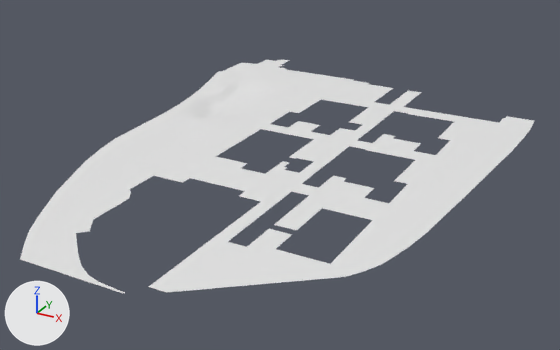
The FBX model Ecm/Assets/ECM/FBX/Terrains/terrains.fbx, before and after one commit.
Rendered twice from a camera (50 mm lens) standing at (164.0, -595.0, 143.0) and looking at (-17.0, -266.0, -22.0). The axes (+X, +Y, +Z) are drawn at lower left. The lights are the same throughout. Where no turn or scale is listed for an object, it has been applied to the vertices.

Objects in the first picture: 'asphalt', 'terrain_1', 'terrain_2', 'terrain_3', 'terrain_4', 'terrain_5'.
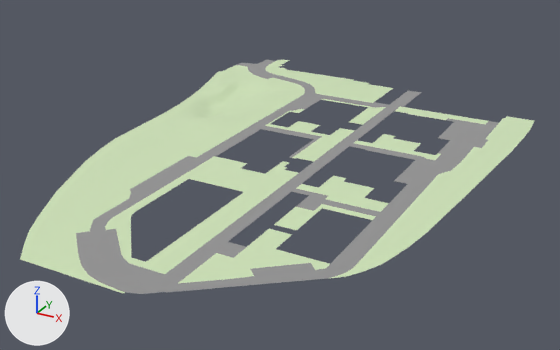
Pixel boxes (x1, y1, x2, y2) of what changed, in the pictures (560 x 350 px):
'asphalt', recoloured, reshaped (white to grey, 21% wider): before (149, 60, 498, 293); after (76, 60, 498, 294)
'terrain_3', recoloured, reshaped (white to green): (20, 126, 298, 294) in both
'terrain_4', recoloured (white to green): (179, 176, 467, 283) in both
'terrain_2', recoloured (white to green): (140, 65, 386, 162) in both
'terrain_5', recoloured (white to green): (354, 106, 534, 194) in both
'terrain_1', recoloured (white to green): (265, 60, 393, 103) in both
part 1 of me_plane_094, built on: before (174, 156, 265, 201); after (105, 156, 265, 274)
part 2 of me_plane_115, built on: before (149, 248, 214, 292); after (76, 176, 214, 294)

Diff of the bpy script that builds the scene:
```diff
--- a/Ecm/Assets/ECM/FBX/Terrains/terrains.fbx.py
+++ b/Ecm/Assets/ECM/FBX/Terrains/terrains.fbx.py
@@ mat_terrain @@
 mat_terrain = principled_material('terrain')
-mat_terrain.base_color = (0.8, 0.8, 0.8)  # white #e7e7e7
+mat_terrain.base_color = (0.649, 0.8, 0.502)  # green #d3e7bc
 mat_terrain.roughness = 0.553
@@ mat_goudron @@
 mat_goudron = principled_material('goudron')
-mat_goudron.base_color = (0.8, 0.8, 0.8)  # white #e7e7e7
+mat_goudron.base_color = (0.303, 0.303, 0.303)  # grey #969696
 mat_goudron.roughness = 0.553
@@ me_plane_115 @@
 # used by ob_asphalt; location = (-123.0, -129.0, -8.0)
-me_plane_115.from_pydata(...)  # 141 vertices, 126 faces; spans x -1.0..197.0, y -276.0..16.0, z 0.0
+me_plane_115.from_pydata(...)  # 169 vertices, 143 faces; spans x -1.0..197.0, y -283.0..16.0, z 0.0
+# me_plane_115 part 2
+# 1 vertex is removed from x 128.0, y -276.0, z 0.0
+# 1 face is deleted
+# 1 vertex moves from x 128.0, y -269.0, z 0.0 to x 128.0, y -266.0, z 0.0
+# 29 vertices are added at x 68.0..129.0, y -283.0..-212.0, z 0.0
+# 18 new faces join them
 me_plane_115.materials.append(mat_goudron)
@@ me_plane_094 @@
 # used by ob_terrain_3; location = (-105.0, -271.0, -8.0)
-me_plane_094.from_pydata(...)  # 45 vertices, 41 faces; spans x 0.0..110.0, y -142.0..0.0, z 0.0
+me_plane_094.from_pydata(...)  # 62 vertices, 52 faces; spans x 0.0..110.0, y -142.0..0.0, z 0.0
+# me_plane_094 part 1
+# 4 vertices in x 62.0..98.0, y -52.0..-46.0, z 0.0 move by (0.0, -1.0, 0.0)
+# 17 vertices are added at x 62.0..110.0, y -124.0..-87.0, z 0.0
+# 11 new faces join them
 me_plane_094.materials.append(mat_terrain)
```
